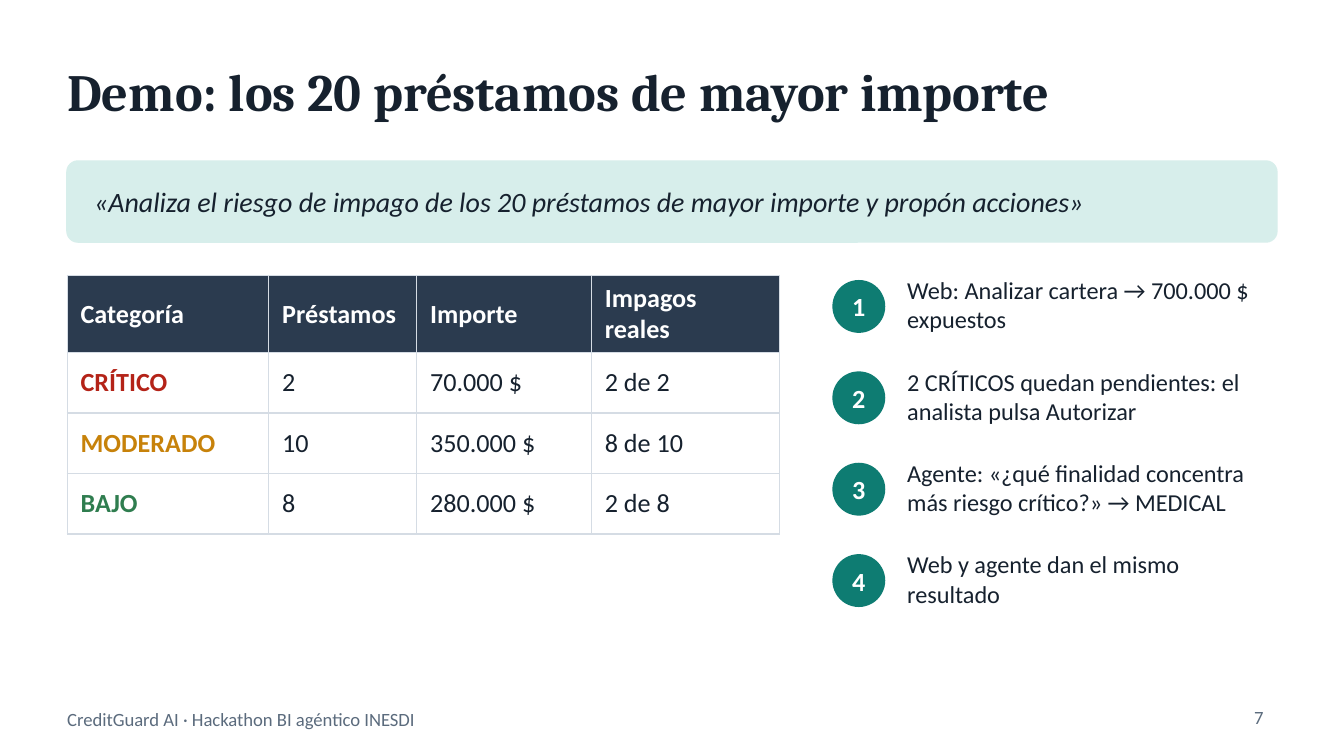
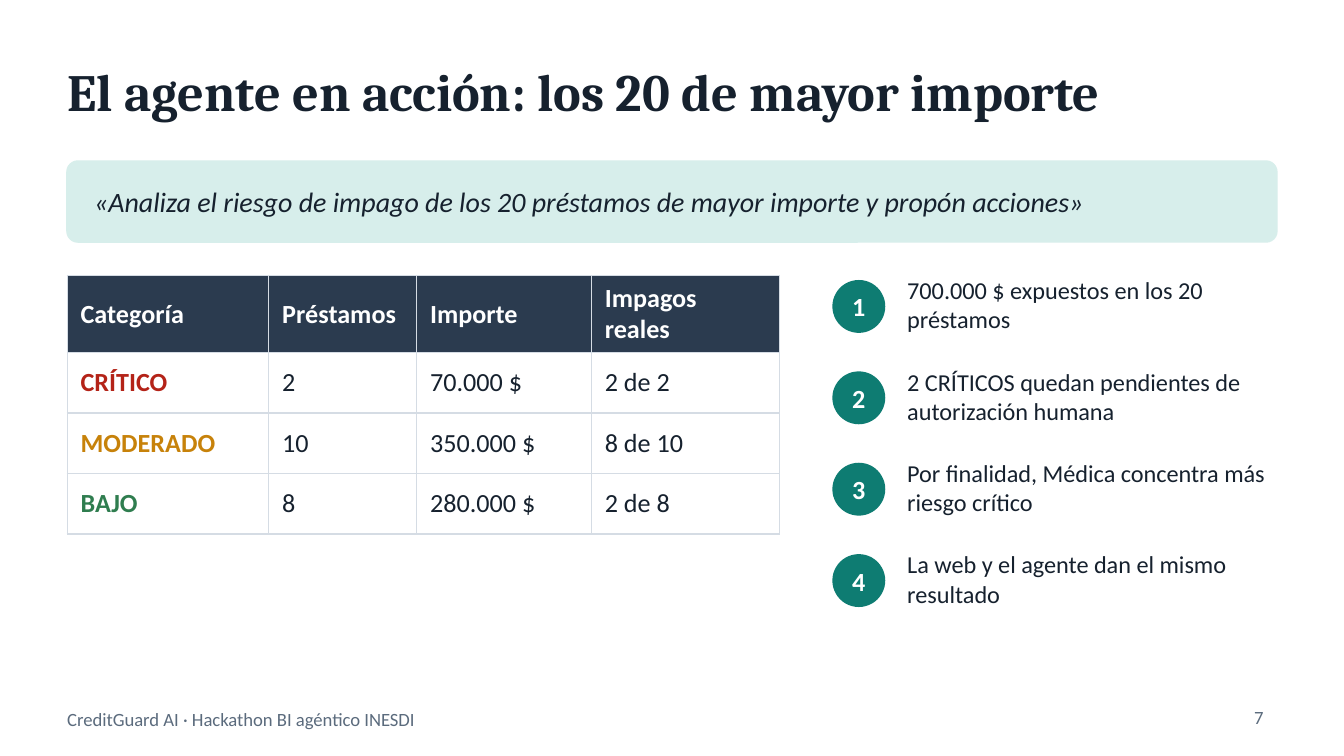
Before and after one commit to NViuche/credit-risk-agent, a slide deck: slide 7 of presentacion/CreditGuard_AI.pptx. Drawn at 1344x756 pixels with LibreOffice and Linux fonts; fonts in the diff are those of the drawing. Boxes give left, top, right and bottom in pixels: in the first picture for what was removed or moved away, otherwise in the second. Text is boxed around its words. In the diff, an @@ line names an element or a change of style, - is before the commit and + after.

```diff
--- a/presentacion/CreditGuard_AI.pptx
+++ b/presentacion/CreditGuard_AI.pptx
@@ title at (x1=67, y1=74, x2=1100, y2=123): text changed @@
-Demo: los 20 préstamos de mayor importe
+El agente en acción: los 20 de mayor importe
@@ text at (x1=907, y1=282, x2=1203, y2=332): text changed @@
-Web: Analizar cartera → 700.000 $ expuestos
+700.000 $ expuestos en los 20 préstamos
@@ text at (x1=907, y1=371, x2=1240, y2=420): text changed @@
-2 CRÍTICOS quedan pendientes: el analista pulsa Autorizar
+2 CRÍTICOS quedan pendientes de autorización humana
@@ text at (x1=907, y1=465, x2=1264, y2=515): text changed @@
-Agente: «¿qué finalidad concentra más riesgo crítico?» → MEDICAL
+Por finalidad, Médica concentra más riesgo crítico
@@ text at (x1=907, y1=556, x2=1227, y2=603): text changed @@
-Web y agente dan el mismo resultado
+La web y el agente dan el mismo resultado
```
Also in this commit, not shown: 7 other files.
